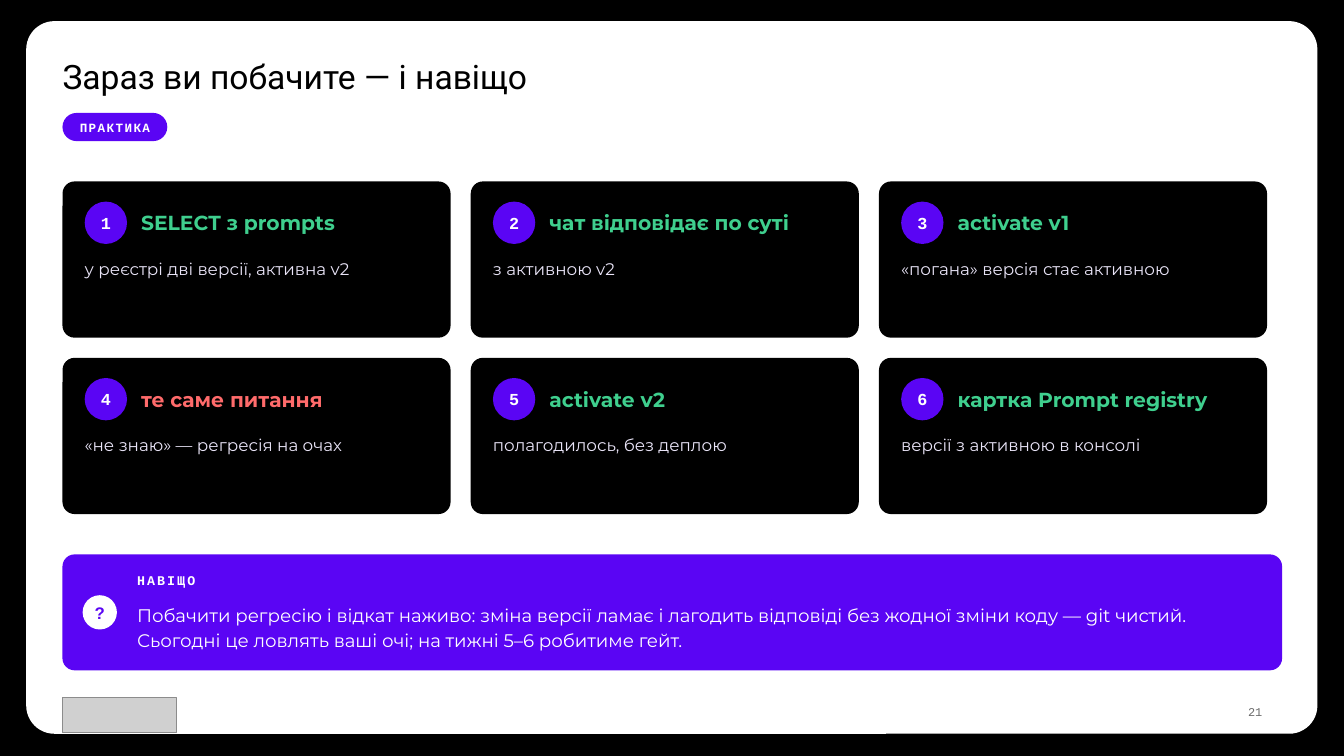
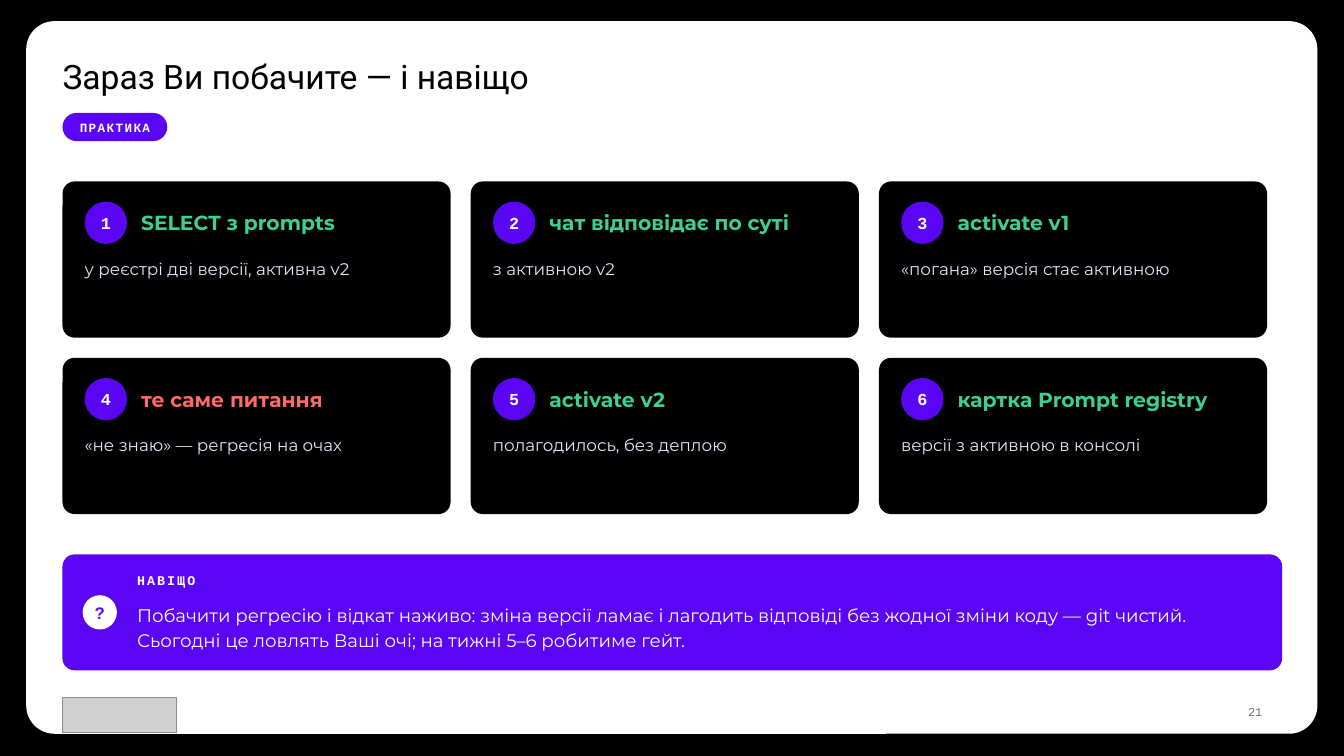
Before and after one commit to TarasFedorenkoFTV/llmops-bootcamp, a slide deck: slide 21 of docs/decks/L02.pptx. Drawn at 1344x756 pixels with LibreOffice and Linux fonts; fonts in the diff are those of the drawing; grey boxes stand for pictures; background and template pictures are left out. Boxes give left, top, right and bottom in pixels: in the first picture for what was removed or moved away, otherwise in the second. Text is boxed around its words. In the diff, an @@ line names an element or a change of style, - is before the commit and + after.

```diff
--- a/docs/decks/L02.pptx
+++ b/docs/decks/L02.pptx
@@ text at (63,63,529,96): text changed @@
-Зараз ви побачите — і навіщо
+Зараз Ви побачите — і навіщо
@@ text at (137,608,1186,651): text changed @@
-Побачити регресію і відкат наживо: зміна версії ламає і лагодить відповіді без жодної зміни коду — git чистий. Сьогодні це ловлять ваші очі; на тижні 5–6 робитиме гейт.
+Побачити регресію і відкат наживо: зміна версії ламає і лагодить відповіді без жодної зміни коду — git чистий. Сьогодні це ловлять Ваші очі; на тижні 5–6 робитиме гейт.
```
Also in this commit, not shown: 22 other slides changed, 50 other files.
